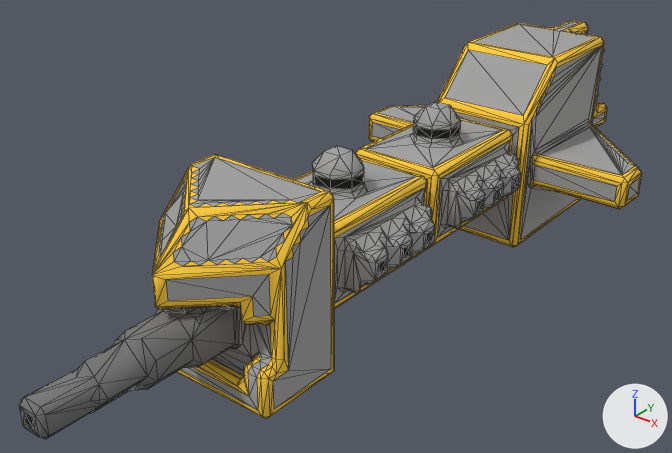
What one commit did to the OBJ model src/jsMain/resources/meshes/mechyrdia-4-pietas-class.obj.
One viewpoint serves both versions: a 50 mm lens placed at (53.8, -75.7, 53.5), pointed at (-3.4, -4.2, 9.2). Every picture has the same lights, and +X, +Y and +Z are marked at lower right. Mesh edges are drawn as thin lines. Where no turn or scale is listed for an object, it has been applied to the vertices.

Before the edit, the objects in view are built like this:
```python
me_mechyrdia_4_pietas_class = bpy.data.meshes.new('mechyrdia-4-pietas-class')
me_mechyrdia_4_pietas_class.from_pydata(...)  # 2001 vertices, 3746 faces; spans x -18.5..18.5, y -45.5..45.5, z 0.0..23.0
me_mechyrdia_4_pietas_class.materials.append(mat_mechyrdia_4_pietas_class)
ob_mechyrdia_4_pietas_class = bpy.data.objects.new('mechyrdia-4-pietas-class', me_mechyrdia_4_pietas_class)
ob_mechyrdia_4_pietas_class.location = (0.0, 0.0, 0.0)
```
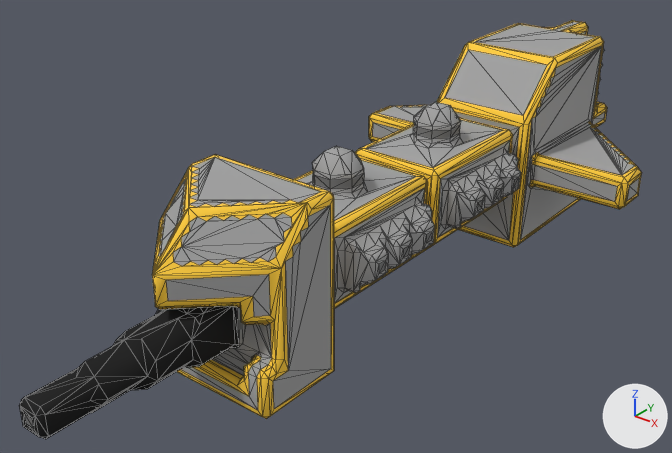
Pixel boxes [x1, y1, x2, y2] of what changed, in the pictures (672 x 453 px; the box of a moved part takes in the faces that stretch with it):
part 1 of me_mechyrdia_4_pietas_class, moved or reshaped
    before: [209, 217, 292, 260]
    after: [184, 179, 275, 323]
part 2 of me_mechyrdia_4_pietas_class, moved or reshaped (not visible before)
    after: [429, 142, 453, 148]
part 3 of me_mechyrdia_4_pietas_class, moved or reshaped
    both: [330, 157, 351, 175]
part 4 of me_mechyrdia_4_pietas_class, deleted
    before: [90, 385, 108, 405]
part 5 of me_mechyrdia_4_pietas_class, surface changed (grey to black)
    both: [19, 125, 518, 439]

Diff of the bpy script that builds the scene:
```diff
--- a/src/jsMain/resources/meshes/mechyrdia-4-pietas-class.obj.py
+++ b/src/jsMain/resources/meshes/mechyrdia-4-pietas-class.obj.py
@@ me_mechyrdia_4_pietas_class @@
 # used by ob_mechyrdia_4_pietas_class; location = (0.0, 0.0, 0.0)
-me_mechyrdia_4_pietas_class.from_pydata(...)  # 2001 vertices, 3746 faces; spans x -18.5..18.5, y -45.5..45.5, z 0.0..23.0
+me_mechyrdia_4_pietas_class.from_pydata(...)  # 2001 vertices, 3749 faces; spans x -18.5..18.5, y -45.5..45.5, z 0.0..23.0
+# me_mechyrdia_4_pietas_class part 1: 1 vertex removed from x 6.7, y -22.8, z 19.5; 2 vertices added at x -6.0..6.5, y -26.0..-22.8, z 11.5..20.2
+# me_mechyrdia_4_pietas_class part 2: 1 vertex removed from x 1.0, y 12.0, z 19.0; 1 vertex added at x 1.5, y 8.0, z 16.5
+# me_mechyrdia_4_pietas_class part 3: 1 vertex moved from x 1.0, y -10.0, z 19.0 to x 2.0, y -9.5, z 18.5
+# me_mechyrdia_4_pietas_class part 4: 1 vertex removed from x 2.0, y -40.5, z 9.5
+# me_mechyrdia_4_pietas_class part 5: 193 kept faces spanning x -8.5..8.5, y -45.5..14.5, z 6.7..18.0 get new texture (UV) coordinates
 me_mechyrdia_4_pietas_class.materials.append(mat_mechyrdia_4_pietas_class)
```
